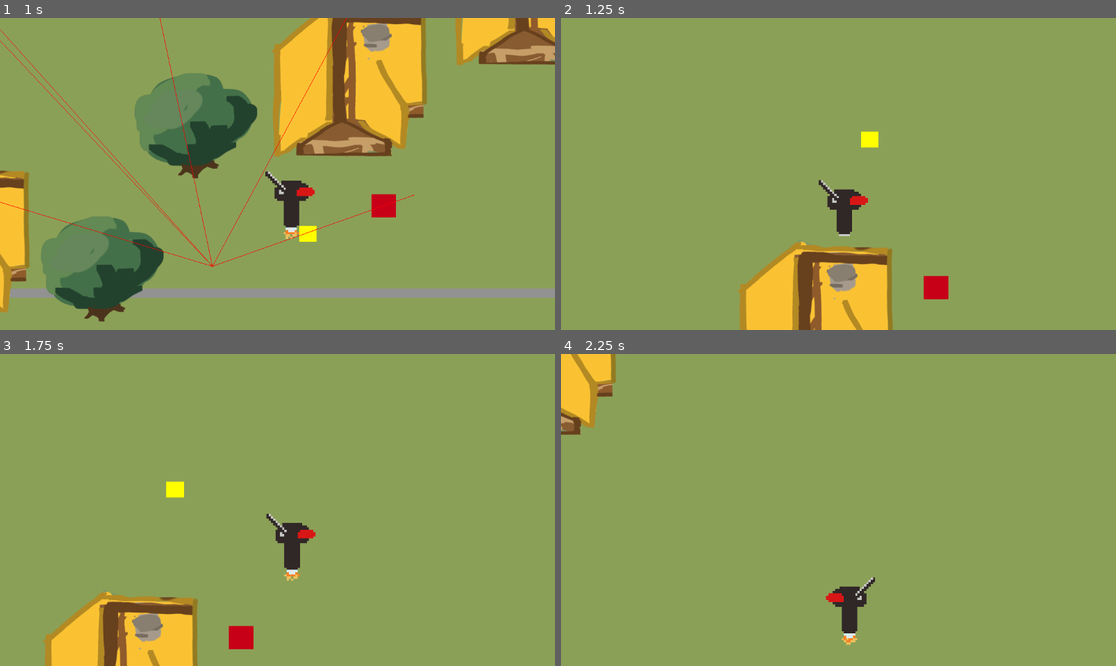
Above: before the commit, frames 1-4 (two rows, left to right).
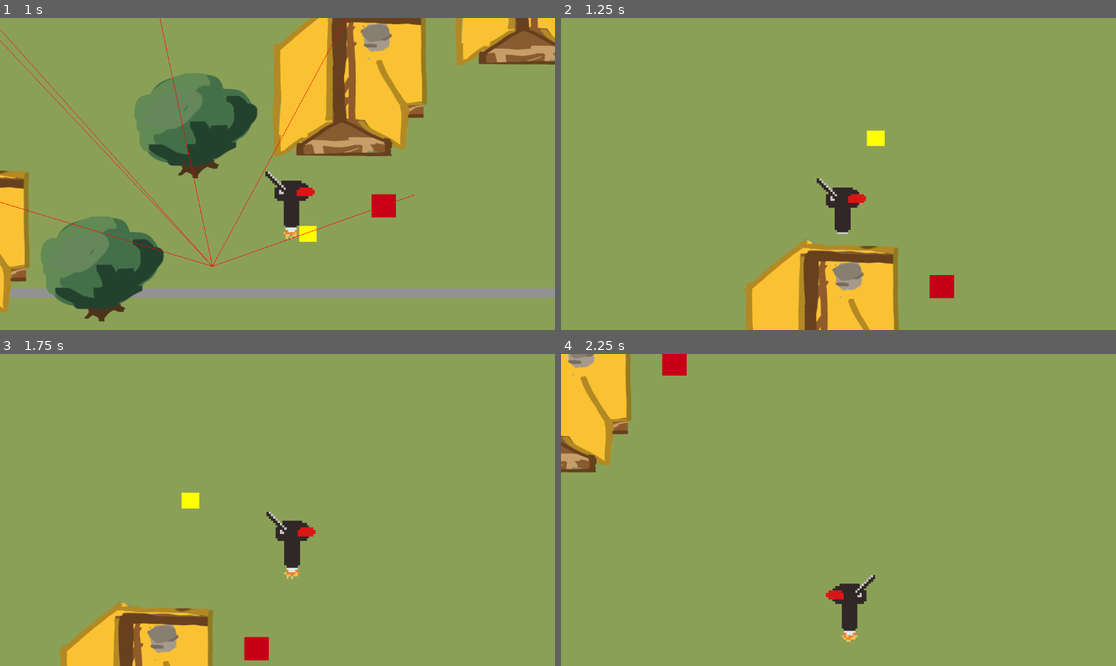
Above: after the commit, the same moments.

Repository: sophieTheProgrammer/queblejam
Game: Godot game, scene res://scenes/level_first.tscn
The game is run twice, just before and just after one commit, with the same random seed, the same clock (stepped at 60 frames per second) and the same inputs.
Inputs:
- Up to frame 1 (1 s): hold Right (Right) from 0.53 s (still down); tap Space (Jump) at 0.77 s
- Up to frame 2 (1.25 s): keep holding Right (Right)
- Up to frame 3 (1.75 s): keep holding Right (Right); tap Space (Jump) at 1.52 s
- Up to frame 4 (2.25 s): release Right (Right) at 2.03 s; hold Left (Left) from 2.03 s (still down)

Frame 1 is identical in both runs. In frame 2, 3.6% of the frame differs, in the area x 31-71%, y 36-100%; in frame 3, 6.0%, in the area x 7-57%, y 40-100%; in frame 4, 3.8%.

Commit message:
death is now scene, and also portal function simplified?

Diff:
--- a/scenes/level_1.tscn
+++ b/scenes/level_1.tscn
@@ -3,26 +3,24 @@
 [ext_resource type="PackedScene" uid="uid://ciuakvp37r8bx" path="res://scenes/enemy.tscn" id="1_fcfvj"]
 [ext_resource type="PackedScene" uid="uid://fqnpaxidr784" path="res://scenes/player.tscn" id="2_pa8r4"]
 [ext_resource type="PackedScene" uid="uid://bey60bmk2kegn" path="res://scenes/tree.tscn" id="3_15mv3"]
+[ext_resource type="PackedScene" uid="uid://b7xavbirsinof" path="res://scenes/death.tscn" id="3_fcfvj"]
 [ext_resource type="PackedScene" uid="uid://c8nmx000lemsv" path="res://scenes/portal.tscn" id="4_e3sih"]
 [ext_resource type="PackedScene" uid="uid://cn2rabxmse2ls" path="res://scenes/house.tscn" id="6_2os1m"]
 
 [sub_resource type="NavigationPolygon" id="NavigationPolygon_4nkto"]
-vertices = PackedVector2Array(-1460.4063, -3543.289, 2097.9063, -2523.4766, 2069.1094, -1.9765625, -4139.0938, 8.9765625, -4178.867, -4206.2266)
+vertices = PackedVector2Array(-1460.2813, -3543.25, 2097.9063, -2523.4766, 2069.1094, -2.0234375, -5175.461, -19.96875, -5376.4063, -4241.953)
 polygons = Array[PackedInt32Array]([PackedInt32Array(0, 1, 2, 3, 4)])
-outlines = Array[PackedVector2Array]([PackedVector2Array(-4189, -4219, -4149, 19, 2079, 8, 2108, -2531, -1458, -3553)])
+outlines = Array[PackedVector2Array]([PackedVector2Array(-5387, -4254, -5185, -10, 2079, 8, 2108, -2531, -1458, -3553)])
 
 [sub_resource type="WorldBoundaryShape2D" id="WorldBoundaryShape2D_fcfvj"]
 distance = -40.0
 
 [sub_resource type="WorldBoundaryShape2D" id="WorldBoundaryShape2D_pa8r4"]
-distance = 366.0
+distance = -764.0001
 
 [sub_resource type="WorldBoundaryShape2D" id="WorldBoundaryShape2D_15mv3"]
 normal = Vector2(0.00028341007, -0.99999994)
 distance = -6584.985
-
-[sub_resource type="RectangleShape2D" id="RectangleShape2D_e3sih"]
-size = Vector2(6859.375, 394)
 
 [node name="level_1" type="Node2D" unique_id=532896419]
 
@@ -34,7 +32,7 @@
 position = Vector2(6326, -1474)
 
 [node name="portal" parent="." unique_id=452576932 instance=ExtResource("4_e3sih")]
-position = Vector2(585, -3382)
+position = Vector2(-393, -3445)
 DESTINATION = 2
 
 [node name="StaticBody2D" type="StaticBody2D" parent="." unique_id=1034328894]
@@ -50,44 +48,37 @@
 rotation = -1.5707964
 shape = SubResource("WorldBoundaryShape2D_15mv3")
 
-[node name="Death" type="Area2D" parent="StaticBody2D" unique_id=1731097111]
-collision_layer = 4
-collision_mask = 4
-
-[node name="Death" type="CollisionShape2D" parent="StaticBody2D/Death" unique_id=1665885613]
-position = Vector2(3191.3125, -91)
-shape = SubResource("RectangleShape2D_e3sih")
+[node name="Death" parent="StaticBody2D" unique_id=1216396373 instance=ExtResource("3_fcfvj")]
+position = Vector2(2611, -40)
+scale = Vector2(21.83, 1)
 
 [node name="Tree" type="Node" parent="." unique_id=957508679]
 
 [node name="tree" parent="Tree" unique_id=1391525660 instance=ExtResource("3_15mv3")]
-position = Vector2(877, -2779)
+position = Vector2(-400, -2928)
 
 [node name="tree2" parent="Tree" unique_id=542462654 instance=ExtResource("3_15mv3")]
-position = Vector2(1776, -2575)
+position = Vector2(436, -2621)
 
 [node name="tree3" parent="Tree" unique_id=637380790 instance=ExtResource("3_15mv3")]
-position = Vector2(2585, -2316)
+position = Vector2(1366, -2316)
 
 [node name="tree5" parent="Tree" unique_id=2059312676 instance=ExtResource("3_15mv3")]
-position = Vector2(4594, -1510)
+position = Vector2(4249, -1573)
 
 [node name="tree6" parent="Tree" unique_id=1249464462 instance=ExtResource("3_15mv3")]
-position = Vector2(3822, -1857)
+position = Vector2(3345, -1926)
 
 [node name="House" type="Node" parent="." unique_id=1345360775]
 
 [node name="house2" parent="House" unique_id=1954024287 instance=ExtResource("6_2os1m")]
 position = Vector2(6208, -852)
-scale = Vector2(1, 1)
 
 [node name="house4" parent="House" unique_id=1217257257 instance=ExtResource("6_2os1m")]
-position = Vector2(3120, -1863)
-scale = Vector2(1, 1)
+position = Vector2(2372, -1949)
 
 [node name="house5" parent="House" unique_id=1901791013 instance=ExtResource("6_2os1m")]
-position = Vector2(5311, -1119)
-scale = Vector2(1, 1)
+position = Vector2(5156, -1102)
 
 [node name="Enemy" type="Node" parent="." unique_id=1054087828]
 
@@ -102,5 +93,3 @@
 [node name="enemy3" parent="Enemy" unique_id=1269175327 node_paths=PackedStringArray("Goal") instance=ExtResource("1_fcfvj")]
 position = Vector2(1101, -1017)
 Goal = NodePath("../../player")
-
-[connection signal="area_entered" from="StaticBody2D/Death" to="player" method="_on_death_area_entered"]
--- a/scenes/portal.tscn
+++ b/scenes/portal.tscn
@@ -16,8 +16,10 @@
 color = Color(1, 1, 0, 1)
 
 [node name="Area2D" type="Area2D" parent="." unique_id=1274837443]
+collision_layer = 4
+collision_mask = 4
 
 [node name="CollisionShape2D" type="CollisionShape2D" parent="Area2D" unique_id=531295457]
 shape = SubResource("CircleShape2D_ppl40")
 
-[connection signal="body_entered" from="Area2D" to="." method="_on_area_2d_body_entered"]
+[connection signal="area_entered" from="Area2D" to="." method="_on_area_2d_area_entered"]
--- a/scenes/tutorial.tscn
+++ b/scenes/tutorial.tscn
@@ -4,64 +4,86 @@
 [ext_resource type="PackedScene" uid="uid://cn2rabxmse2ls" path="res://scenes/house.tscn" id="2_ph3nu"]
 [ext_resource type="PackedScene" uid="uid://bey60bmk2kegn" path="res://scenes/tree.tscn" id="3_ph3nu"]
 [ext_resource type="PackedScene" uid="uid://b7xavbirsinof" path="res://scenes/death.tscn" id="4_4kmhl"]
+[ext_resource type="PackedScene" uid="uid://c8nmx000lemsv" path="res://scenes/portal.tscn" id="5_cq4me"]
+
+[sub_resource type="WorldBoundaryShape2D" id="WorldBoundaryShape2D_cq4me"]
+distance = 4.0000014
+
+[sub_resource type="WorldBoundaryShape2D" id="WorldBoundaryShape2D_6yjpi"]
+normal = Vector2(0.00028341007, -0.99999994)
+distance = -6878.9985
 
 [node name="tutorial" type="Node2D" unique_id=1205344489]
-position = Vector2(406, -1182)
 
 [node name="player" parent="." unique_id=575009404 instance=ExtResource("1_8ho6b")]
+position = Vector2(500, -2500)
+
+[node name="text" type="Node" parent="." unique_id=1531292137]
+
+[node name="trees" type="RichTextLabel" parent="text" unique_id=1504824620]
+offset_left = 3919.0
+offset_top = -3143.0
+offset_right = 5894.0
+offset_bottom = -2174.0
+text = "trees will fall after you stand on them for too long"
+
+[node name="dontfall" type="RichTextLabel" parent="text" unique_id=72647953]
+offset_left = 4012.0
+offset_top = -940.0
+offset_right = 5687.0
+offset_bottom = -399.0
+text = "don't fall!"
+
+[node name="jump" type="RichTextLabel" parent="text" unique_id=1491643755]
+offset_left = 1196.0
+offset_top = -3093.0
+offset_right = 2871.0
+offset_bottom = -2552.0
+text = "space to jump"
+
+[node name="wasd" type="RichTextLabel" parent="text" unique_id=1760828492]
+offset_left = -503.0
+offset_top = -3626.0
+offset_right = 1172.0
+offset_bottom = -3085.0
+text = "wasd/arrow keys to move"
 
 [node name="houses" type="Node" parent="." unique_id=1386070607]
 
 [node name="house3" parent="houses" unique_id=1050645927 instance=ExtResource("2_ph3nu")]
-position = Vector2(2934, -608)
+position = Vector2(3008, -2078)
 
-[node name="house2" parent="houses" unique_id=273667713 instance=ExtResource("2_ph3nu")]
-position = Vector2(1678, -559)
+[node name="house3" parent="houses/house3" unique_id=273667713 instance=ExtResource("2_ph3nu")]
+position = Vector2(3379, 214)
+
+[node name="house2" parent="houses" unique_id=895962117 instance=ExtResource("2_ph3nu")]
+position = Vector2(1752, -2029)
 
 [node name="house" parent="houses" unique_id=1621905291 instance=ExtResource("2_ph3nu")]
-position = Vector2(402, -533)
-
-[node name="text" type="Node" parent="." unique_id=1531292137]
-
-[node name="trees" type="RichTextLabel" parent="text" unique_id=1504824620]
-offset_left = 3629.0
-offset_top = -2297.0
-offset_right = 5604.0
-offset_bottom = -1328.0
-text = "trees will fall after you stand on them for too long"
-metadata/_edit_use_anchors_ = true
-
-[node name="dontfall" type="RichTextLabel" parent="text" unique_id=72647953]
-offset_left = 1486.0
-offset_top = 1203.0
-offset_right = 3161.0
-offset_bottom = 1744.0
-text = "don't fall!"
-
-[node name="jump" type="RichTextLabel" parent="text" unique_id=1491643755]
-offset_left = 1122.0
-offset_top = -1623.0
-offset_right = 2797.0
-offset_bottom = -1082.0
-text = "space to jump"
-metadata/_edit_use_anchors_ = true
-
-[node name="wasd" type="RichTextLabel" parent="text" unique_id=1760828492]
-offset_left = -577.0
-offset_top = -2156.0
-offset_right = 1098.0
-offset_bottom = -1615.0
-text = "wasd/arrow keys to move"
-metadata/_edit_use_anchors_ = true
+position = Vector2(476, -2003)
 
 [node name="trees" type="Node" parent="." unique_id=94419687]
 
 [node name="tree3" parent="trees" unique_id=1391525660 instance=ExtResource("3_ph3nu")]
-position = Vector2(4098, -393)
+position = Vector2(4172, -1863)
 
 [node name="tree4" parent="trees" unique_id=1491794486 instance=ExtResource("3_ph3nu")]
-position = Vector2(5231, -417)
+position = Vector2(5305, -1887)
 
-[node name="Death" parent="." unique_id=1216396373 instance=ExtResource("4_4kmhl")]
-position = Vector2(3376, 1193)
+[node name="portal" parent="." unique_id=452576932 instance=ExtResource("5_cq4me")]
+position = Vector2(6484, -2527)
+DESTINATION = 2
+
+[node name="StaticBody2D" type="StaticBody2D" parent="." unique_id=1766777922]
+
+[node name="CollisionShape2D2" type="CollisionShape2D" parent="StaticBody2D" unique_id=1021755966]
+rotation = 1.5707964
+shape = SubResource("WorldBoundaryShape2D_cq4me")
+
+[node name="CollisionShape2D3" type="CollisionShape2D" parent="StaticBody2D" unique_id=1771770985]
+rotation = -1.5707964
+shape = SubResource("WorldBoundaryShape2D_6yjpi")
+
+[node name="Death" parent="StaticBody2D" unique_id=1216396373 instance=ExtResource("4_4kmhl")]
+position = Vector2(3273, 204)
 scale = Vector2(20, 1)
--- a/scripts/global.gd
+++ b/scripts/global.gd
@@ -1,16 +1,10 @@
 extends Node
 @export var debug = false
 
-#const LEVEL_0 = preload("res://scenes/tutorial.tscn")
+const LEVEL_0 = preload("res://scenes/tutorial.tscn")
 const LEVEL_1 = preload("res://scenes/level_1.tscn")
 const LEVEL_2 = preload("res://scenes/testing.tscn")
 const START = preload("res://scenes/start.tscn")
-
+const LEVELS = [LEVEL_0, LEVEL_1, LEVEL_2]
 func load_scene(scene:int):
-	match scene:
-		#0:
-			#get_tree().change_scene_to_packed(LEVEL_0)
-		1:
-			get_tree().change_scene_to_packed(LEVEL_1)
-		2:
-			get_tree().change_scene_to_packed(LEVEL_2)
+	get_tree().change_scene_to_packed(LEVELS[scene])
--- a/scripts/portal.gd
+++ b/scripts/portal.gd
@@ -10,8 +10,5 @@
 func _process(delta: float) -> void:
 	pass
 
-
-
-func _on_area_2d_body_entered(body: Node2D) -> void:
-	if body is CharacterBody2D:
-		Global.load_scene(DESTINATION)
+func _on_area_2d_area_entered(area: Area2D) -> void:
+	Global.load_scene(DESTINATION)
--- a/scripts/start.gd
+++ b/scripts/start.gd
@@ -13,8 +13,6 @@
 func _on_start_button_up() -> void:
 	Global.load_scene(0)
 
-
-
 func _on_start_button_down() -> void:
 	SfxPlayer.play_click()
 
Not shown: 1 places in scenes/portal.tscn that only renumber resources
